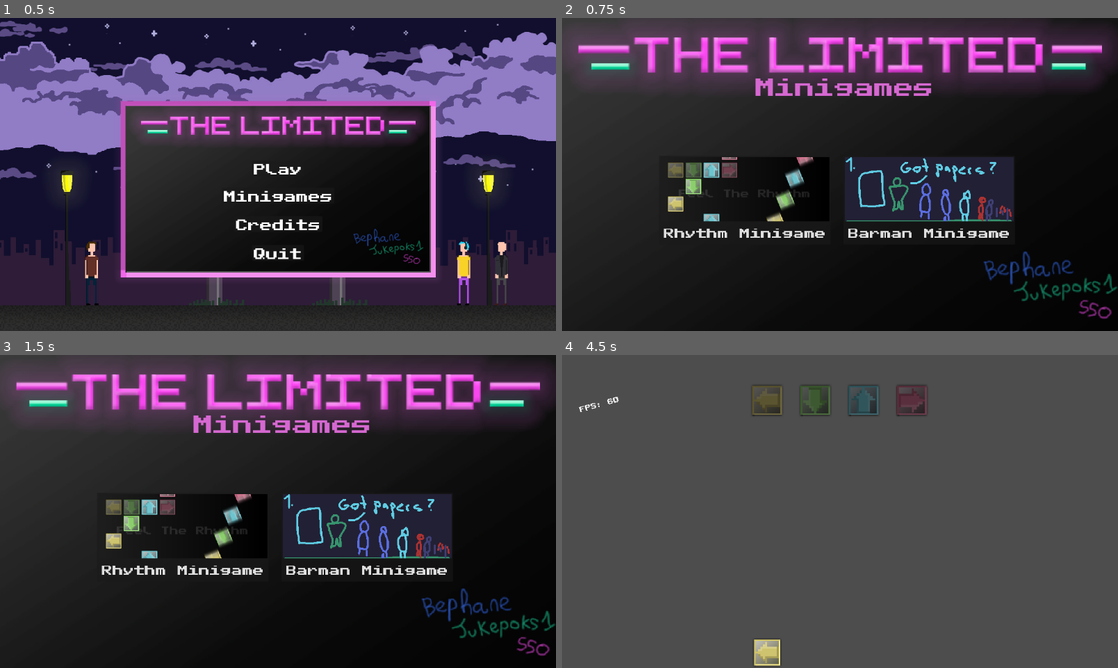
Above: before the commit, frames 1-4 (two rows, left to right).
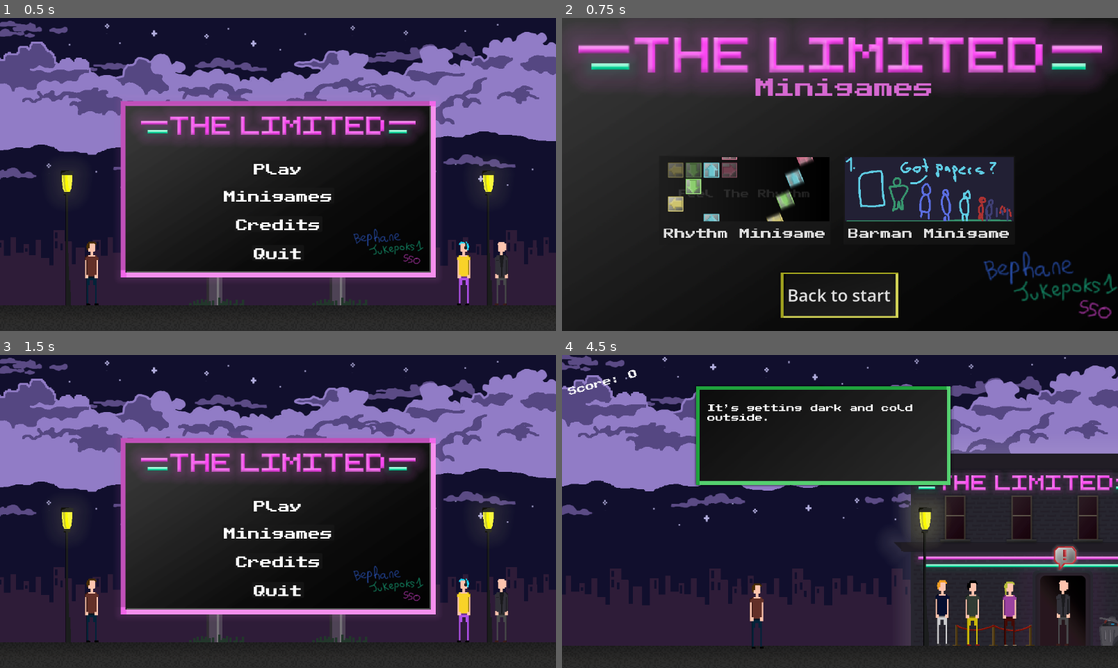
Above: after the commit, the same moments.

Repository: LudumSJB/The-Limited
Game: Godot game, scene res://scenes/MainMenu.tscn
Two runs of this game, one before a commit and one after it. Both use one fixed random seed, a clock stepped at 60 frames per second and the inputs below. Sound files missing from this copy of the repository are replaced by a short silence.
Inputs (mouse positions are in pixels of both pictures, inside the frame that each line leads up to):
- Up to frame 1 (0.5 s): no input
- Up to frame 2 (0.75 s): click "Minigames" at 0.5 s
- Up to frame 3 (1.5 s): click (278, 633) at 1.25 s, where only the run after the commit has a clickable "Back to start"
- Up to frame 4 (4.5 s): click (840, 561) at 2 s, where only the run after the commit has a clickable "Credits"; click (840, 624) at 2.75 s, where only the run after the commit has a clickable "Back to start"; click (840, 505) at 3.5 s, where only the run after the commit has a clickable "Play"; click (745, 536) at 4.25 s, where only the run before the commit has a clickable "Rhythm Minigame"

Frame 1 is identical in both runs. In frame 2, 0.8% of the frame differs, in the area x 39-61%, y 81-96%; in frame 3, 75%; in frame 4, 98%, in the area x 0-100%, y 0-100%.

Commit message:
back buttons

Diff:
--- a/scenes/MinigamesSelect.tscn
+++ b/scenes/MinigamesSelect.tscn
@@ -1,10 +1,11 @@
-[gd_scene load_steps=6 format=3 uid="uid://fy40aoeru5ut"]
+[gd_scene load_steps=7 format=3 uid="uid://fy40aoeru5ut"]
 
 [ext_resource type="Script" path="res://scripts/StageSelect.gd" id="1_jkphu"]
 [ext_resource type="Texture2D" uid="uid://belh2j4spbyqj" path="res://assets/images/background_welcome.png" id="2_8b6xo"]
 [ext_resource type="FontFile" uid="uid://c0apde5o5da0g" path="res://assets/fonts/PublicPixel.ttf" id="3_ret2d"]
 [ext_resource type="Texture2D" uid="uid://cp2asflio46wm" path="res://assets/images/rhythm_minigame_banner.png" id="4_sha5h"]
 [ext_resource type="Texture2D" uid="uid://bolkcjq85c62m" path="res://assets/images/act1.png" id="5_r20bb"]
+[ext_resource type="PackedScene" uid="uid://g3ygspw556v2" path="res://scenes/button.tscn" id="6_dqlmp"]
 
 [node name="MinigamesSelect" type="CanvasLayer"]
 script = ExtResource("1_jkphu")
@@ -63,4 +64,9 @@
 text = "Minigames
 "
 
+[node name="button" parent="." instance=ExtResource("6_dqlmp")]
+position = Vector2(573, 574)
+button_text = "Back to start"
+
 [connection signal="pressed" from="RhythmMinigameButton" to="." method="rhythm_minigame_button_pressed"]
+[connection signal="OnButtonPressed" from="button" to="." method="_on_back_to_start_button_pressed"]
--- /dev/null
+++ b/scenes/button.tscn
@@ -0,0 +1,22 @@
+[gd_scene load_steps=3 format=3 uid="uid://g3ygspw556v2"]
+
+[ext_resource type="Texture2D" uid="uid://cv0kde4xmhtds" path="res://assets/images/button_bg.png" id="1_5qv0k"]
+[ext_resource type="Script" path="res://scripts/button.gd" id="1_r6aya"]
+
+[node name="button" type="Node2D"]
+script = ExtResource("1_r6aya")
+
+[node name="buttonSprite" type="Sprite2D" parent="."]
+position = Vector2(1.5, 0)
+scale = Vector2(0.952206, 0.471963)
+texture = ExtResource("1_5qv0k")
+
+[node name="Button" type="Button" parent="."]
+offset_left = -110.0
+offset_top = -44.0
+offset_right = 111.0
+offset_bottom = 43.0
+theme_override_font_sizes/font_size = 35
+text = "Back to start"
+
+[connection signal="pressed" from="Button" to="." method="_on_button_pressed"]
--- a/scenes/credits.tscn
+++ b/scenes/credits.tscn
@@ -3,7 +3,7 @@
 [ext_resource type="Script" path="res://scripts/level8.gd" id="1_7aeyk"]
 [ext_resource type="Texture2D" uid="uid://belh2j4spbyqj" path="res://assets/images/background_welcome.png" id="2_sm8km"]
 [ext_resource type="FontFile" uid="uid://c0apde5o5da0g" path="res://assets/fonts/PublicPixel.ttf" id="3_v61v2"]
-[ext_resource type="Texture2D" uid="uid://dyrbo5drifsel" path="res://assets/images/action_window.png" id="4_q6wf4"]
+[ext_resource type="PackedScene" uid="uid://g3ygspw556v2" path="res://scenes/button.tscn" id="4_0hyko"]
 
 [node name="credits" type="Node2D"]
 script = ExtResource("1_7aeyk")
@@ -48,17 +48,8 @@
 LudumDare 54
 Sep-Oct 2023"
 
-[node name="Sprite2D2" type="Sprite2D" parent="."]
-position = Vector2(581, 554)
-scale = Vector2(0.808824, 0.471963)
-texture = ExtResource("4_q6wf4")
+[node name="button" parent="." instance=ExtResource("4_0hyko")]
+position = Vector2(577, 555)
+button_text = "Back to start"
 
-[node name="Button" type="Button" parent="Sprite2D2"]
-offset_left = -120.0
-offset_top = -93.0
-offset_right = 122.0
-offset_bottom = 91.0
-theme_override_font_sizes/font_size = 35
-text = "Back to start"
-
-[connection signal="pressed" from="Sprite2D2/Button" to="." method="_on_button_pressed"]
+[connection signal="OnButtonPressed" from="button" to="." method="_on_button_pressed"]
--- a/scripts/StageSelect.gd
+++ b/scripts/StageSelect.gd
@@ -2,3 +2,7 @@
 
 func rhythm_minigame_button_pressed():
 	get_tree().change_scene_to_file("res://scenes/RhythmMinigameFreeplay.tscn")
+
+
+func _on_back_to_start_button_pressed():
+	get_tree().change_scene_to_file("res://scenes/MainMenu.tscn")
--- /dev/null
+++ b/scripts/button.gd
@@ -0,0 +1,13 @@
+extends Node2D
+
+signal OnButtonPressed
+
+@onready var button = $Button
+
+@export var button_text: String = "button text here"
+
+func _ready():
+	button.text = button_text
+
+func _on_button_pressed():
+	OnButtonPressed.emit()
Binary file added: assets/images/button_bg.png
Not shown, added: assets/images/button_bg.png.import
